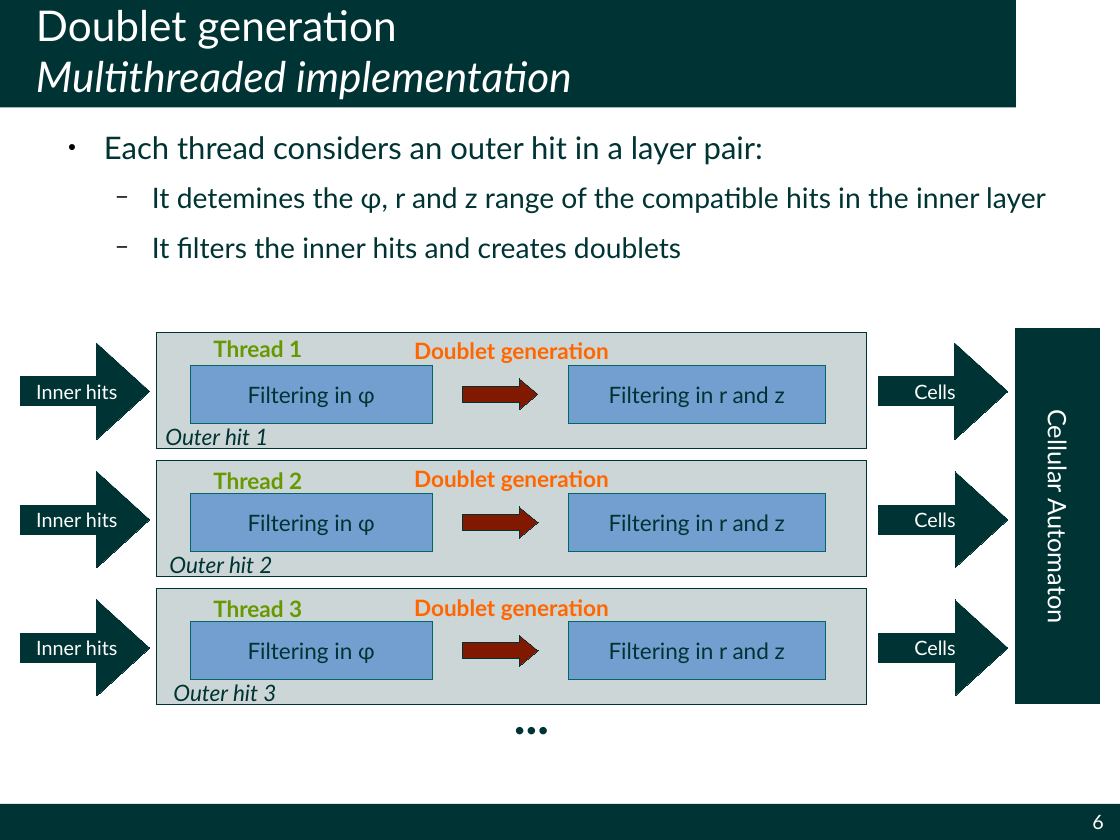
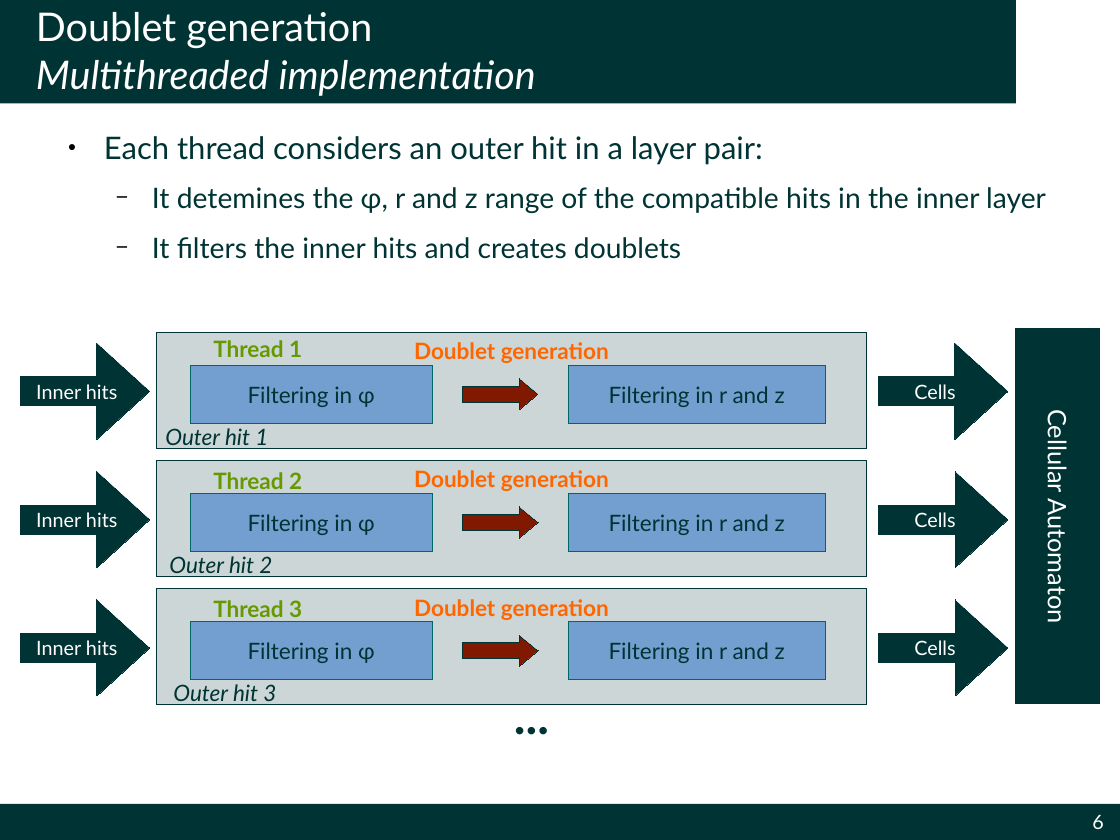
Before and after one commit to simonecid/MetropolisODP, a slide deck: slide 6 of Demo.odp. Drawn at 1120x840 pixels with LibreOffice and Linux fonts; fonts in the diff are those of the drawing; background and template pictures are left out. Boxes give left, top, right and bottom in pixels: in the first picture for what was removed or moved away, otherwise in the second. Text is boxed around its words. In the diff, an @@ line names an element or a change of style, - is before the commit and + after.

```diff
--- a/Demo.odp
+++ b/Demo.odp
@@ title "Doublet generation Multithreaded implementation" at (x1=0, y1=0, x2=1016, y2=104): size 30 to 28 pt @@
```
Also in this commit, not shown: 3 other slides changed, 2 other files.
